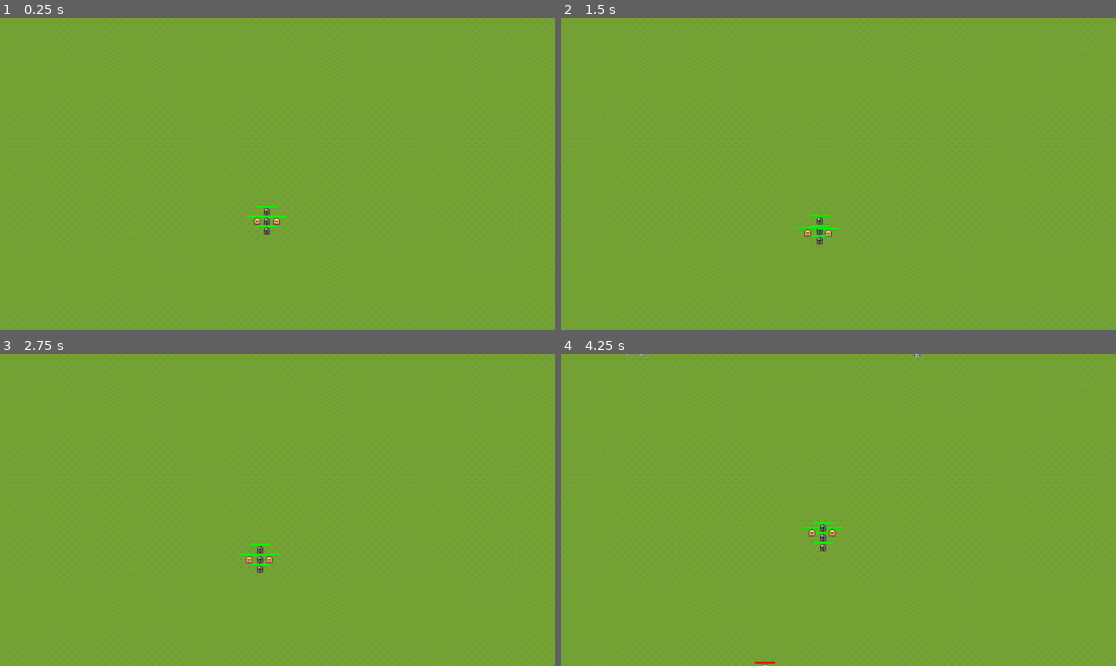
Above: before the commit, frames 1-4 (two rows, left to right).
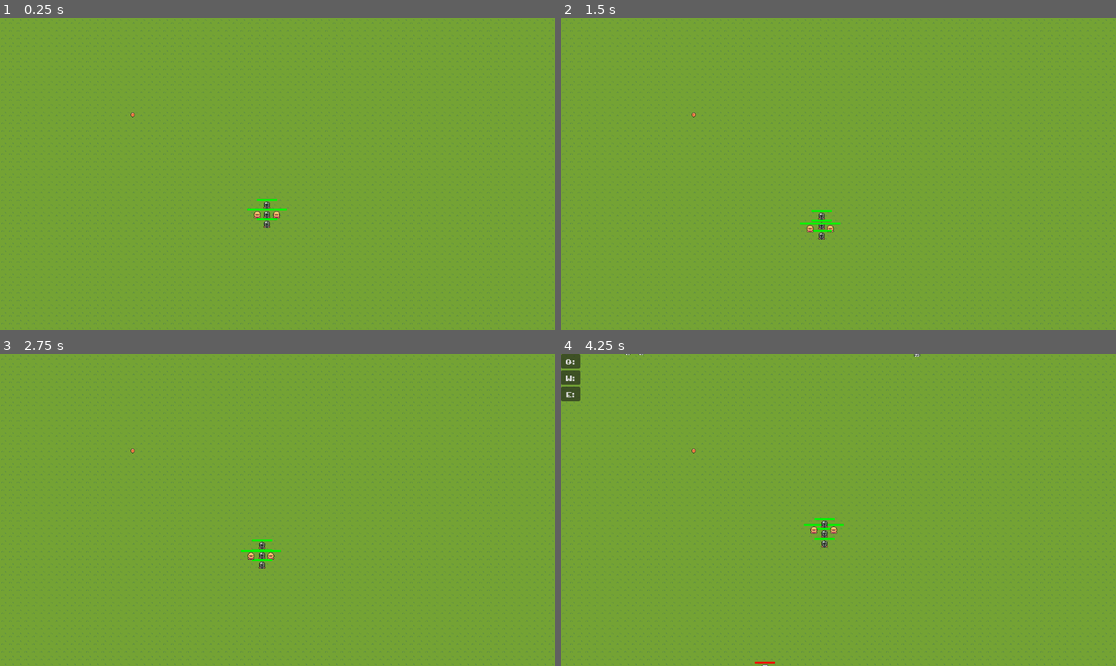
Above: after the commit, the same moments.

Repository: lm98/team-survival
Game: Godot game, scene res://scenes/game.tscn
Same seed, same stepped clock (60 frames per second), same inputs: the game is played once before the commit and once after it.
Inputs (mouse positions are in pixels of both pictures, inside the frame that each line leads up to):
- Up to frame 1 (0.25 s): no input
- Up to frame 2 (1.5 s): tap Enter at 0.5 s; move the mouse to (810, 236) at 0.52 s; click (810, 236) at 0.6 s; move the mouse to (1005, 220) at 1.27 s; click (1005, 220) at 1.35 s
- Up to frame 3 (2.75 s): move the mouse to (111, 463) at 2.02 s; click (111, 463) at 2.1 s
- Up to frame 4 (4.25 s): move the mouse to (866, 510) at 2.77 s; click (866, 510) at 2.85 s; move the mouse to (755, 432) at 3.52 s; click (755, 432) at 3.6 s; right-click (755, 432) at 4.15 s

The runs differ from the first frame. In frame 1, 0.4% of the frame differs, in the area x 23-52%, y 30-70%; in frame 2, 0.4%; in frame 3, 0.4%; in frame 4, 0.9%, in the area x 0-51%, y 0-64%.

Commit message:
feat: add pickups and choice menu

Diff:
--- a/project.godot
+++ b/project.godot
@@ -22,6 +22,11 @@
 "events": [Object(InputEventMouseButton,"resource_local_to_scene":false,"resource_name":"","device":-1,"window_id":0,"a …(253 unchanged characters)…
 ]
 }
+open_choose_menu={
+"deadzone": 0.5,
+"events": [Object(InputEventMouseButton,"resource_local_to_scene":false,"resource_name":"","device":-1,"window_id":0,"alt_pressed":false,"shift_pressed":false,"ctrl_pressed":false,"meta_pressed":false,"button_mask":0,"position":Vector2(0, 0),"global_position":Vector2(0, 0),"factor":1.0,"button_index":2,"canceled":false,"pressed":false,"double_click":false,"script":null)
+]
+}
 
 [rendering]
 
--- a/scenes/enemy/skeleton.tscn
+++ b/scenes/enemy/skeleton.tscn
@@ -6,6 +6,8 @@
 [ext_resource type="PackedScene" uid="uid://bspqrsf7x4l" path="res://scenes/attack/hit_box.tscn" id="2_dnrkb"]
 [ext_resource type="StyleBox" uid="uid://tx4ipylgsuyk" path="res://assets/ui/hb_enemy_fill.tres" id="5_hjrv8"]
 [ext_resource type="AudioStream" uid="uid://dngpuo78t7q02" path="res://assets/music/Hit.wav" id="6_6ds4t"]
+
+[sub_resource type="CircleShape2D" id="CircleShape2D_kp084"]
 
 [sub_resource type="CircleShape2D" id="CircleShape2D_gj3y7"]
 radius = 11.0
@@ -61,11 +63,26 @@
 [sub_resource type="RectangleShape2D" id="RectangleShape2D_bqweg"]
 size = Vector2(130, 130)
 
-[sub_resource type="CircleShape2D" id="CircleShape2D_kp084"]
-
 [node name="Skeleton" type="CharacterBody2D"]
+collision_layer = 2
+collision_mask = 3
 motion_mode = 1
 script = ExtResource("1_cj0da")
+
+[node name="HealthComponent" parent="." instance=ExtResource("2_bhv1t")]
+position = Vector2(0, -8)
+
+[node name="HurtBox" parent="HealthComponent" index="0"]
+collision_layer = 4
+
+[node name="CollisionShape2D" parent="HealthComponent/HurtBox" index="0"]
+position = Vector2(0, 8)
+shape = SubResource("CircleShape2D_kp084")
+
+[node name="HealthBar" parent="HealthComponent" index="1"]
+offset_top = -3.0
+offset_bottom = 1.0
+theme_override_styles/fill = ExtResource("5_hjrv8")
 
 [node name="Hitbox" parent="." instance=ExtResource("2_dnrkb")]
 visible = true
@@ -88,21 +105,6 @@
 scale = Vector2(0.1, 0.1)
 shape = SubResource("RectangleShape2D_bqweg")
 
-[node name="HealthComponent" parent="." instance=ExtResource("2_bhv1t")]
-position = Vector2(0, -8)
-
-[node name="HurtBox" parent="HealthComponent" index="0"]
-collision_layer = 4
-
-[node name="CollisionShape2D" parent="HealthComponent/HurtBox" index="0"]
-position = Vector2(0, 8)
-shape = SubResource("CircleShape2D_kp084")
-
-[node name="HealthBar" parent="HealthComponent" index="1"]
-offset_top = -3.0
-offset_bottom = 1.0
-theme_override_styles/fill = ExtResource("5_hjrv8")
-
 [node name="HurtSound" type="AudioStreamPlayer2D" parent="."]
 stream = ExtResource("6_6ds4t")
 volume_db = 5.0
--- a/scenes/game.tscn
+++ b/scenes/game.tscn
@@ -1,11 +1,15 @@
-[gd_scene load_steps=10 format=4 uid="uid://cg4hkp5e5mkx8"]
-
+[gd_scene load_steps=14 format=4 uid="uid://cg4hkp5e5mkx8"]
+
+[ext_resource type="PackedScene" uid="uid://cnmt8c1qg0fui" path="res://scenes/util/progression_manager.tscn" id="1_flsox"]
 [ext_resource type="PackedScene" uid="uid://dnm0gyvqhxihe" path="res://scenes/player/player_team.tscn" id="1_n5eul"]
+[ext_resource type="Script" path="res://scripts/game.gd" id="1_vvuup"]
 [ext_resource type="PackedScene" uid="uid://dox0nvi5tnwm7" path="res://scenes/enemy/skeleton.tscn" id="3_0e35p"]
 [ext_resource type="PackedScene" uid="uid://danomup8bjwpg" path="res://scenes/enemy/enemy_spawner.tscn" id="3_fpdir"]
 [ext_resource type="Texture2D" uid="uid://cfdmy3n0v8n03" path="res://assets/scenery/TilesetFloor.png" id="5_orsff"]
 [ext_resource type="Script" path="res://scripts/enemy/spawn_info.gd" id="5_rwukp"]
 [ext_resource type="AudioStream" uid="uid://dbvwl1eiupeps" path="res://assets/music/2 - The Cave.ogg" id="6_uluyg"]
+[ext_resource type="PackedScene" uid="uid://dqtxwbcjpp6iu" path="res://scenes/pickup/coin.tscn" id="7_l505k"]
+[ext_resource type="PackedScene" uid="uid://48xt1cdqrgao" path="res://scenes/ui/choose_menu.tscn" id="9_h5g5n"]
 
 [sub_resource type="TileSetAtlasSource" id="TileSetAtlasSource_tt5fv"]
 texture = ExtResource("5_orsff")
@@ -480,17 +484,20 @@
 spawn_delay = 1
 
 [node name="Game" type="Node"]
-
-[node name="CanvasLayer" type="CanvasLayer" parent="."]
-layer = -30
-
-[node name="TileMapLayer0" type="TileMapLayer" parent="CanvasLayer"]
+script = ExtResource("1_vvuup")
+
+[node name="ProgressionManager" parent="." instance=ExtResource("1_flsox")]
+
+[node name="TileMapLayer0" type="TileMapLayer" parent="."]
 use_parent_material = true
 tile_map_data = PackedByteArray("AAAAAAAAAAAPAAwAAAAAAAEAAAAPAAwAAAAAAAIAAAAPAAwAAAAAAAMAAAAPAAwAAAAAAAQAAAAPAAwAAAAAAA …(69808 unchanged characters)…
 tile_set = SubResource("TileSet_hb1fn")
 
+[node name="ChooseMenu" parent="." instance=ExtResource("9_h5g5n")]
+visible = false
+
 [node name="PlayerTeam" parent="." instance=ExtResource("1_n5eul")]
-position = Vector2(277, 211)
+position = Vector2(277, 204)
 
 [node name="EnemySpawner" parent="." instance=ExtResource("3_fpdir")]
 spawn_infos = Array[ExtResource("5_rwukp")]([SubResource("Resource_u3ee6")])
@@ -500,4 +507,7 @@
 volume_db = -5.0
 autoplay = true
 
+[node name="Coin" parent="." instance=ExtResource("7_l505k")]
+position = Vector2(276, 201)
+
 [editable path="EnemySpawner"]
--- /dev/null
+++ b/scenes/pickup/coin.tscn
@@ -0,0 +1,165 @@
+[gd_scene load_steps=13 format=3 uid="uid://dqtxwbcjpp6iu"]
+
+[ext_resource type="Texture2D" uid="uid://btospm27vjiw3" path="res://assets/scenery/Coin.png" id="1_qj3ig"]
+[ext_resource type="Script" path="res://scripts/pickup/coin.gd" id="1_xfyvl"]
+[ext_resource type="AudioStream" uid="uid://dpxxp7m8qyxex" path="res://assets/music/Coin.wav" id="3_esmek"]
+
+[sub_resource type="CircleShape2D" id="CircleShape2D_b2o6n"]
+radius = 6.0
+
+[sub_resource type="AtlasTexture" id="AtlasTexture_kvxpk"]
+atlas = ExtResource("1_qj3ig")
+region = Rect2(0, 0, 10, 10)
+
+[sub_resource type="AtlasTexture" id="AtlasTexture_s0nya"]
+atlas = ExtResource("1_qj3ig")
+region = Rect2(10, 0, 10, 10)
+
+[sub_resource type="AtlasTexture" id="AtlasTexture_tkgtp"]
+atlas = ExtResource("1_qj3ig")
+region = Rect2(20, 0, 10, 10)
+
+[sub_resource type="AtlasTexture" id="AtlasTexture_6gfj7"]
+atlas = ExtResource("1_qj3ig")
+region = Rect2(30, 0, 10, 10)
+
+[sub_resource type="SpriteFrames" id="SpriteFrames_pt6xt"]
+animations = [{
+"frames": [{
+"duration": 1.0,
+"texture": SubResource("AtlasTexture_kvxpk")
+}, {
+"duration": 1.0,
+"texture": SubResource("AtlasTexture_s0nya")
+}, {
+"duration": 1.0,
+"texture": SubResource("AtlasTexture_tkgtp")
+}, {
+"duration": 1.0,
+"texture": SubResource("AtlasTexture_6gfj7")
+}],
+"loop": true,
+"name": &"idle",
+"speed": 5.0
+}]
+
+[sub_resource type="Animation" id="Animation_23phf"]
+resource_name = "pickup"
+tracks/0/type = "value"
+tracks/0/imported = false
+tracks/0/enabled = true
+tracks/0/path = NodePath("AnimatedSprite2D:visible")
+tracks/0/interp = 1
+tracks/0/loop_wrap = true
+tracks/0/keys = {
+"times": PackedFloat32Array(0.133333),
+"transitions": PackedFloat32Array(1),
+"update": 1,
+"values": [false]
+}
+tracks/1/type = "value"
+tracks/1/imported = false
+tracks/1/enabled = true
+tracks/1/path = NodePath("AudioStreamPlayer2D:playing")
+tracks/1/interp = 1
+tracks/1/loop_wrap = true
+tracks/1/keys = {
+"times": PackedFloat32Array(0),
+"transitions": PackedFloat32Array(1),
+"update": 1,
+"values": [true]
+}
+tracks/2/type = "value"
+tracks/2/imported = false
+tracks/2/enabled = true
+tracks/2/path = NodePath("CollisionShape2D:disabled")
+tracks/2/interp = 1
+tracks/2/loop_wrap = true
+tracks/2/keys = {
+"times": PackedFloat32Array(0.1),
+"transitions": PackedFloat32Array(1),
+"update": 1,
+"values": [true]
+}
+tracks/3/type = "method"
+tracks/3/imported = false
+tracks/3/enabled = true
+tracks/3/path = NodePath(".")
+tracks/3/interp = 1
+tracks/3/loop_wrap = true
+tracks/3/keys = {
+"times": PackedFloat32Array(1),
+"transitions": PackedFloat32Array(1),
+"values": [{
+"args": [],
+"method": &"queue_free"
+}]
+}
+
+[sub_resource type="Animation" id="Animation_xs32s"]
+length = 0.001
+tracks/0/type = "value"
+tracks/0/imported = false
+tracks/0/enabled = true
+tracks/0/path = NodePath("AnimatedSprite2D:visible")
+tracks/0/interp = 1
+tracks/0/loop_wrap = true
+tracks/0/keys = {
+"times": PackedFloat32Array(0),
+"transitions": PackedFloat32Array(1),
+"update": 1,
+"values": [true]
+}
+tracks/1/type = "value"
+tracks/1/imported = false
+tracks/1/enabled = true
+tracks/1/path = NodePath("AudioStreamPlayer2D:playing")
+tracks/1/interp = 1
+tracks/1/loop_wrap = true
+tracks/1/keys = {
+"times": PackedFloat32Array(0),
+"transitions": PackedFloat32Array(1),
+"update": 1,
+"values": [false]
+}
+tracks/2/type = "value"
+tracks/2/imported = false
+tracks/2/enabled = true
+tracks/2/path = NodePath("CollisionShape2D:disabled")
+tracks/2/interp = 1
+tracks/2/loop_wrap = true
+tracks/2/keys = {
+"times": PackedFloat32Array(0),
+"transitions": PackedFloat32Array(1),
+"update": 1,
+"values": [false]
+}
+
+[sub_resource type="AnimationLibrary" id="AnimationLibrary_oj7es"]
+_data = {
+"RESET": SubResource("Animation_xs32s"),
+"pickup": SubResource("Animation_23phf")
+}
+
+[node name="Coin" type="Area2D"]
+script = ExtResource("1_xfyvl")
+
+[node name="CollisionShape2D" type="CollisionShape2D" parent="."]
+shape = SubResource("CircleShape2D_b2o6n")
+
+[node name="AnimatedSprite2D" type="AnimatedSprite2D" parent="."]
+sprite_frames = SubResource("SpriteFrames_pt6xt")
+animation = &"idle"
+autoplay = "idle"
+
+[node name="AudioStreamPlayer2D" type="AudioStreamPlayer2D" parent="."]
+stream = ExtResource("3_esmek")
+volume_db = -5.0
+area_mask = 4
+
+[node name="AnimationPlayer" type="AnimationPlayer" parent="."]
+libraries = {
+"": SubResource("AnimationLibrary_oj7es")
+}
+
+[connection signal="body_entered" from="." to="." method="_on_body_entered"]
--- a/scenes/player/fighter_red.tscn
+++ b/scenes/player/fighter_red.tscn
@@ -84,13 +84,9 @@
 [sub_resource type="CircleShape2D" id="CircleShape2D_kvyjk"]
 
 [node name="FighterRed" type="CharacterBody2D"]
+collision_mask = 3
 motion_mode = 1
 script = ExtResource("1_xvuox")
-
-[node name="AnimatedSprite2D" type="AnimatedSprite2D" parent="."]
-sprite_frames = SubResource("SpriteFrames_jpgfh")
-animation = &"idle"
-autoplay = "idle"
 
 [node name="HealthComponent" parent="." instance=ExtResource("2_l7djs")]
 
@@ -101,6 +97,11 @@
 offset_top = -12.0
 offset_bottom = -8.0
 theme_override_styles/fill = ExtResource("4_2n1im")
+
+[node name="AnimatedSprite2D" type="AnimatedSprite2D" parent="."]
+sprite_frames = SubResource("SpriteFrames_jpgfh")
+animation = &"idle"
+autoplay = "idle"
 
 [node name="AttackComponent" parent="." instance=ExtResource("2_783gc")]
 attack_res = ExtResource("2_84tpy")
--- a/scenes/player/knight.tscn
+++ b/scenes/player/knight.tscn
@@ -7,6 +7,8 @@
 [ext_resource type="StyleBox" uid="uid://b3oleic2tlvio" path="res://assets/ui/hb_player_fill.tres" id="4_ouf3r"]
 [ext_resource type="PackedScene" uid="uid://ocr316xqigh7" path="res://scenes/attack/slash_circular.tscn" id="5_co540"]
 [ext_resource type="AudioStream" uid="uid://dngpuo78t7q02" path="res://assets/music/Hit.wav" id="7_8k8xs"]
+
+[sub_resource type="CircleShape2D" id="CircleShape2D_qmtbt"]
 
 [sub_resource type="AtlasTexture" id="AtlasTexture_5c7gr"]
 atlas = ExtResource("2_ndwat")
@@ -59,23 +61,11 @@
 [sub_resource type="RectangleShape2D" id="RectangleShape2D_5vl7d"]
 size = Vector2(12, 14)
 
-[sub_resource type="CircleShape2D" id="CircleShape2D_qmtbt"]
-
 [node name="Knight" type="CharacterBody2D"]
+collision_mask = 3
 motion_mode = 1
 script = ExtResource("1_32owt")
 speed = 40
-
-[node name="AnimatedSprite2D" type="AnimatedSprite2D" parent="."]
-sprite_frames = SubResource("SpriteFrames_0a15o")
-animation = &"idle"
-autoplay = "idle"
-frame_progress = 0.195528
-
-[node name="CollisionShape2D" type="CollisionShape2D" parent="."]
-visible = false
-position = Vector2(0, 1)
-shape = SubResource("RectangleShape2D_5vl7d")
 
 [node name="HealthComponent" parent="." instance=ExtResource("3_274eg")]
 position = Vector2(0, -10)
@@ -96,6 +86,17 @@
 max_value = 50.0
 value = 50.0
 
+[node name="AnimatedSprite2D" type="AnimatedSprite2D" parent="."]
+sprite_frames = SubResource("SpriteFrames_0a15o")
+animation = &"idle"
+autoplay = "idle"
+frame_progress = 0.195528
+
+[node name="CollisionShape2D" type="CollisionShape2D" parent="."]
+visible = false
+position = Vector2(0, 1)
+shape = SubResource("RectangleShape2D_5vl7d")
+
 [node name="AttackComponent" parent="." instance=ExtResource("4_mm738")]
 attack_res = ExtResource("5_co540")
 
--- /dev/null
+++ b/scenes/ui/choose_menu.tscn
@@ -0,0 +1,39 @@
+[gd_scene load_steps=4 format=3 uid="uid://48xt1cdqrgao"]
+
+[ext_resource type="Script" path="res://scripts/ui/choose_menu.gd" id="1_107v2"]
+[ext_resource type="FontFile" uid="uid://bslx2ods0bxu2" path="res://assets/ui/fonts/NormalFont.ttf" id="1_k00nr"]
+
+[sub_resource type="StyleBoxEmpty" id="StyleBoxEmpty_1vu2a"]
+
+[node name="ChooseMenu" type="Control"]
+layout_mode = 3
+anchors_preset = 15
+anchor_right = 1.0
+anchor_bottom = 1.0
+grow_horizontal = 2
+grow_vertical = 2
+script = ExtResource("1_107v2")
+
+[node name="PanelContainer" type="PanelContainer" parent="."]
+layout_mode = 0
+offset_right = 40.0
+offset_bottom = 40.0
+theme_override_styles/panel = SubResource("StyleBoxEmpty_1vu2a")
+
+[node name="VBoxContainer" type="VBoxContainer" parent="PanelContainer"]
+layout_mode = 2
+
+[node name="Choice1" type="Button" parent="PanelContainer/VBoxContainer"]
+layout_mode = 2
+theme_override_fonts/font = ExtResource("1_k00nr")
+text = "Q:"
+
+[node name="Choice2" type="Button" parent="PanelContainer/VBoxContainer"]
+layout_mode = 2
+theme_override_fonts/font = ExtResource("1_k00nr")
+text = "W:"
+
+[node name="Choice3" type="Button" parent="PanelContainer/VBoxContainer"]
+layout_mode = 2
+theme_override_fonts/font = ExtResource("1_k00nr")
+text = "E:"
--- /dev/null
+++ b/scenes/util/progression_manager.tscn
@@ -0,0 +1,6 @@
+[gd_scene load_steps=2 format=3 uid="uid://cnmt8c1qg0fui"]
+
+[ext_resource type="Script" path="res://scripts/utilprogression_manager.gd" id="1_1rxda"]
+
+[node name="ProgressionManager" type="Node"]
+script = ExtResource("1_1rxda")
--- a/scripts/enemy/enemy.gd
+++ b/scripts/enemy/enemy.gd
@@ -27,6 +27,10 @@
 	move_and_slide()
 
 func _on_health_component_health_depleted():
+	const DROP = preload("res://scenes/pickup/coin.tscn")
+	var coin = DROP.instantiate()
+	coin.global_position = global_position
+	get_node("/root/Game").add_child(coin)
 	queue_free()
 
 func take_damage(amount):
--- /dev/null
+++ b/scripts/game.gd
@@ -0,0 +1,12 @@
+extends Node
+
+@onready var choose_menu: Control = $ChooseMenu
+var choose_menu_visible: bool = false
+
+func _physics_process(delta: float) -> void:
+	if Input.is_action_just_pressed("open_choose_menu"):
+		toggle_choose_menu()
+
+func toggle_choose_menu() -> void:
+	choose_menu_visible = !choose_menu_visible
+	choose_menu.visible = choose_menu_visible
--- /dev/null
+++ b/scripts/pickup/coin.gd
@@ -0,0 +1,10 @@
+extends Area2D
+
+@export var value: int = 10
+
+@onready var animation_player: AnimationPlayer = $AnimationPlayer
+@onready var pm: ProgressionManager = get_node("/root/Game/ProgressionManager")
+
+func _on_body_entered(body: Node2D) -> void:
+	pm.increase_points(value)
+	animation_player.play("pickup")
--- /dev/null
+++ b/scripts/ui/choose_menu.gd
@@ -0,0 +1,21 @@
+extends Control
+
+@onready var choice_1 = %Choice1
+@onready var choice_2 = %Choice2
+@onready var choice_3 = %Choice3
+
+@export var ch_1 = "Q"
+@export var ch_2 = "W"
+@export var ch_3 = "E"
+
+func set_choice(n, choice):
+	match n:
+		1:
+			choice_1.text = "Q:" + choice
+			ch_1 = choice
+		2:
+			choice_2.text = "W:" + choice
+			ch_2 = choice
+		3:
+			choice_3.text = "E:" + choice
+			ch_3 = choice
--- /dev/null
+++ b/scripts/utilprogression_manager.gd
@@ -0,0 +1,6 @@
+class_name ProgressionManager extends Node
+
+var points = 0
+
+func increase_points(amount: int) -> void:
+	points += amount
Not shown, added: assets/music/Coin.wav.import
Binary file added: assets/scenery/Coin.png
Not shown, added: assets/scenery/Coin.png.import
Not shown: 1 places in scenes/enemy/skeleton.tscn that only renumber resources
Not shown: 1 places in scenes/player/fighter_red.tscn that only renumber resources
Not shown, added: assets/music/Coin.wav
